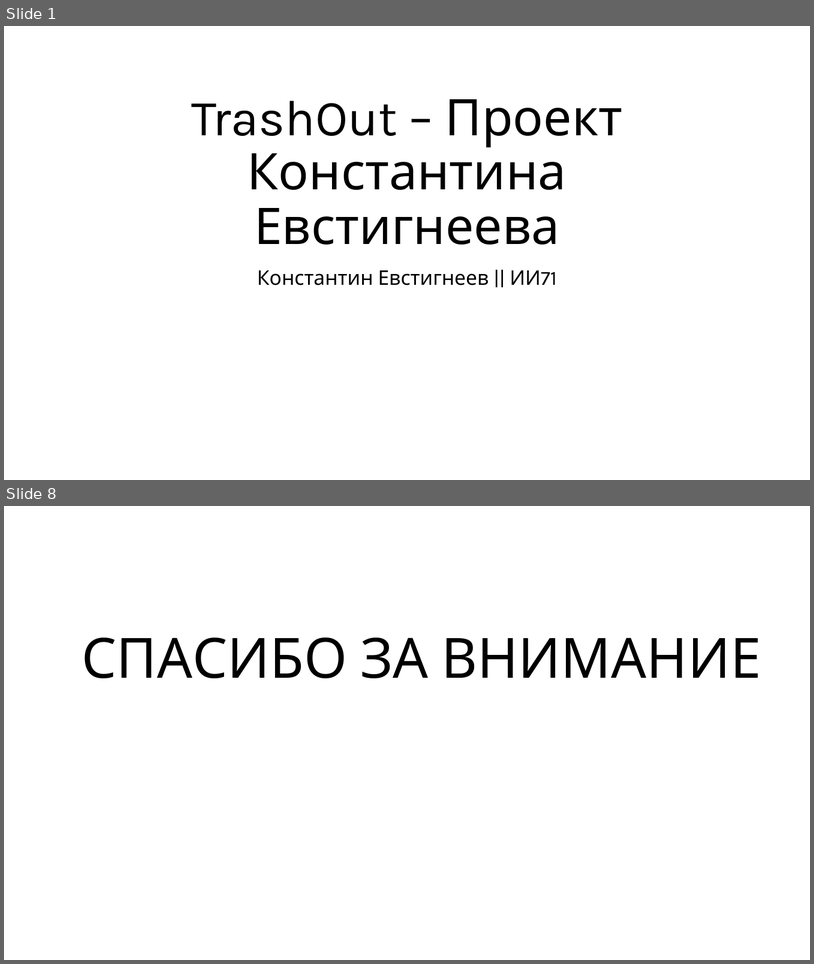
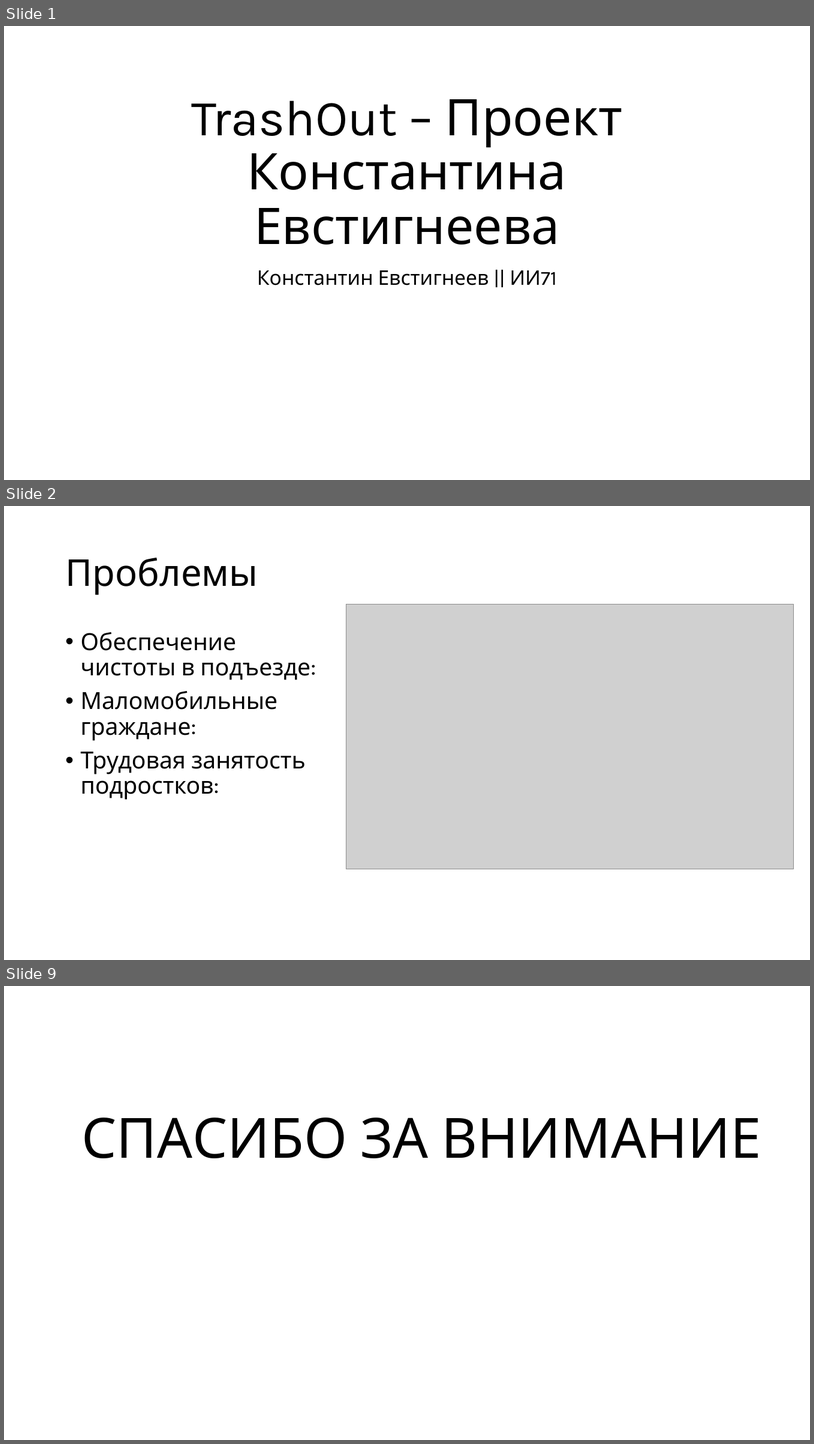
Before and after one commit to Seab-Unic/descripttrashout, a slide deck: TrashOut – Проект Константина Евстигнеева.pptx. Shown one above the other, each under a label of ours: slides 1 and 8 before the commit, slides 1, 2 and 9 after it; the slides between them are not shown. The pictures are 814x964 and 814x1444 pixels, drawn with LibreOffice and Linux fonts; fonts in the diff are those of the drawing; grey boxes stand for pictures. Boxes give left, top, right and bottom in pixels: in the first picture for what was removed or moved away, otherwise in the second. Text is boxed around its words. In the diff, an @@ line names an element or a change of style, - is before the commit and + after.

```diff
--- a/TrashOut – Проект Константина Евстигнеева.pptx
+++ b/TrashOut – Проект Константина Евстигнеева.pptx
@@ slide 2 added at <box>4,506,810,960</box>, background #FFFFFF @@
@@ title added at <box>65,558,258,595</box>, 44 pt, text #000000 @@
+Проблемы
@@ picture added at <box>347,604,794,869</box> @@
@@ text added at <box>81,632,311,799</box>, 28 pt, text #000000 @@
+• Обеспечение чистоты в подъезде:
+• Маломобильные граждане:
+• Трудовая занятость подростков:
@@ what was slide 8 is now slide 9 @@
```
Also in this commit, not shown: 6 slides changed.
